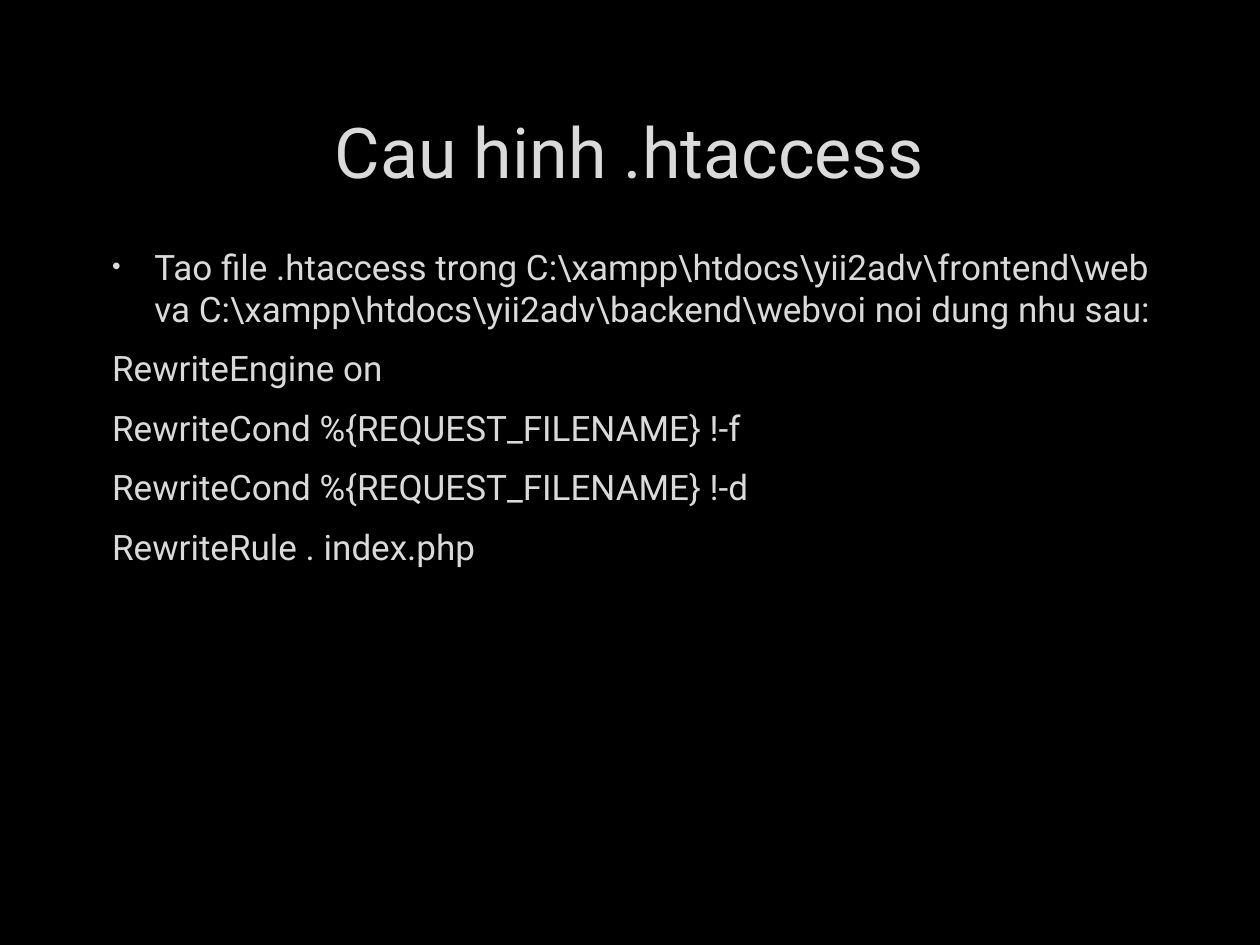
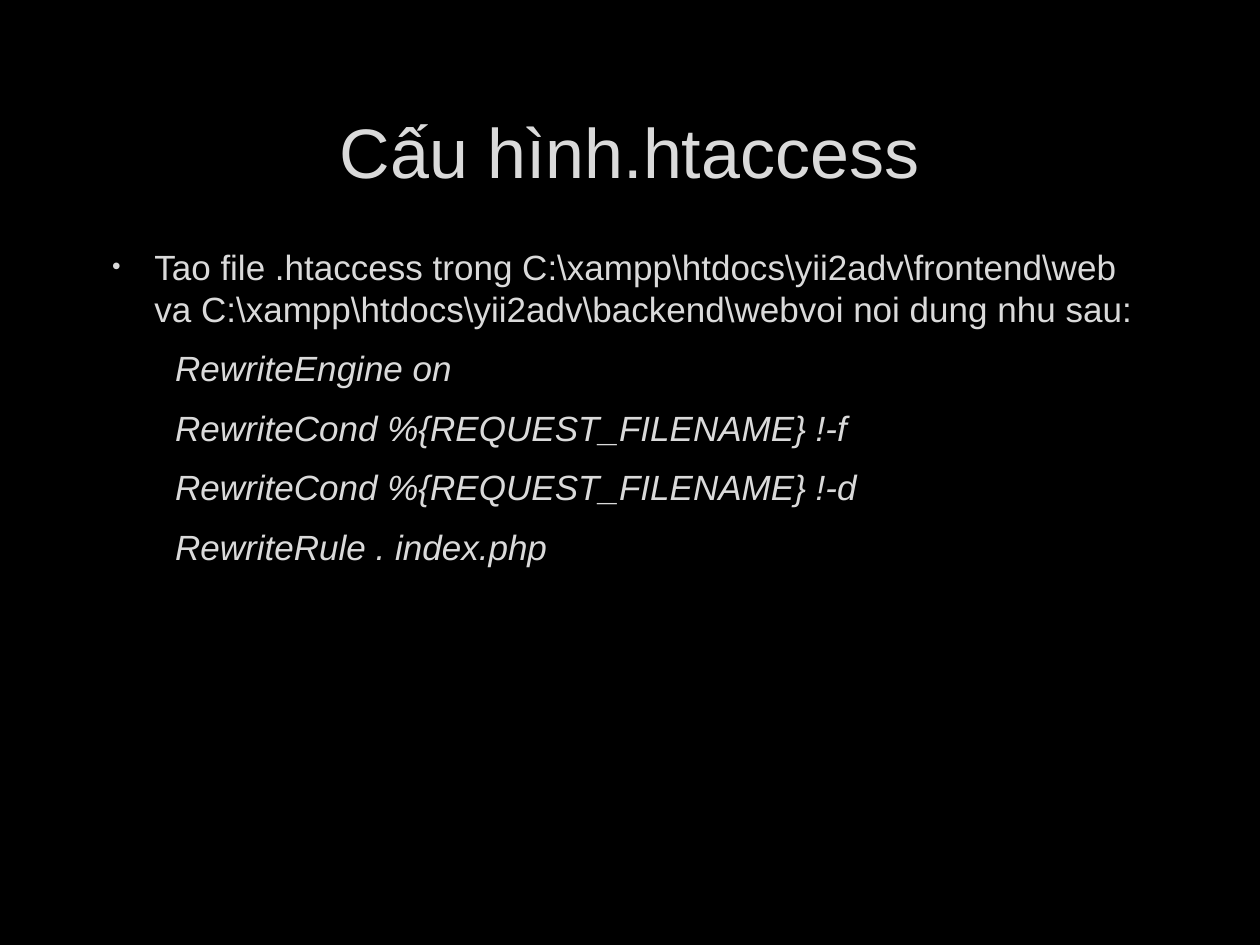
Before and after one commit to deviknight/php, a slide deck: slide 25 of Yii-Framwork.pptx (slide 20 before the commit). Drawn at 1260x945 pixels with LibreOffice and Linux fonts; fonts in the diff are those of the drawing; background and template pictures are left out. Boxes give left, top, right and bottom in pixels: in the first picture for what was removed or moved away, otherwise in the second. Text is boxed around its words. In the diff, an @@ line names an element or a change of style, - is before the commit and + after.

```diff
--- a/Yii-Framwork.pptx
+++ b/Yii-Framwork.pptx
@@ title at [340,124,920,179]: text changed; font Roboto to Arial @@
-Cau hinh .htaccess
+Cấu hình.htaccess
@@ text "Tao file .htaccess trong C:\xampp\htdocs\yii2adv\frontend\we ..." at [154,254,1132,566]: font Roboto to Arial; italic on in "RewriteEngine on", "RewriteCond %{REQUEST_FILENAME} !-f", "RewriteCond %{REQUEST_FILENAME} !-d", "RewriteRule . index.php" @@
```
Also in this commit, not shown: 19 other slides changed, 9 slides added, 2 slides removed, 2 other files.
